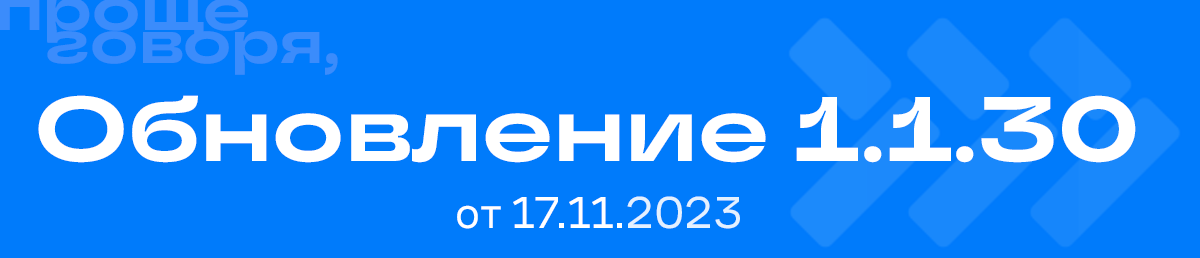
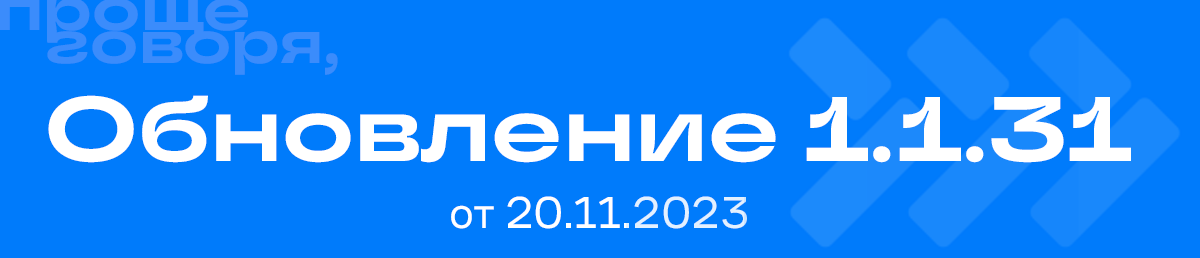
Two versions of the same layered image (1200 x 258). Layer-by-layer changes:
renamed "Обновление 1.1.30" to "Обновление 1.1.31", painted on it over [38, 95, 1136, 163]
renamed "от 17.11.2023" to "от 20.11.2023", painted on it over [451, 196, 747, 229]
